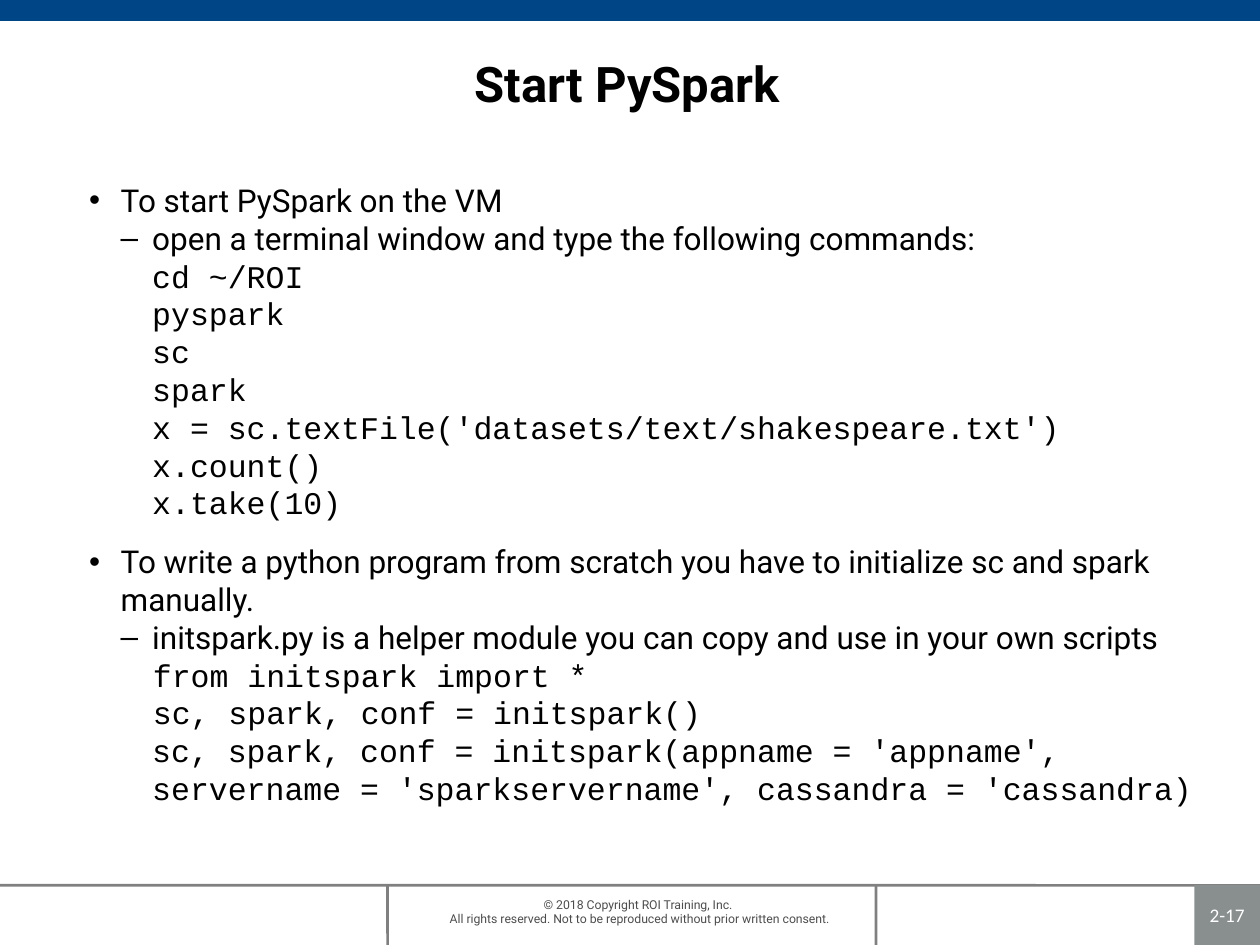
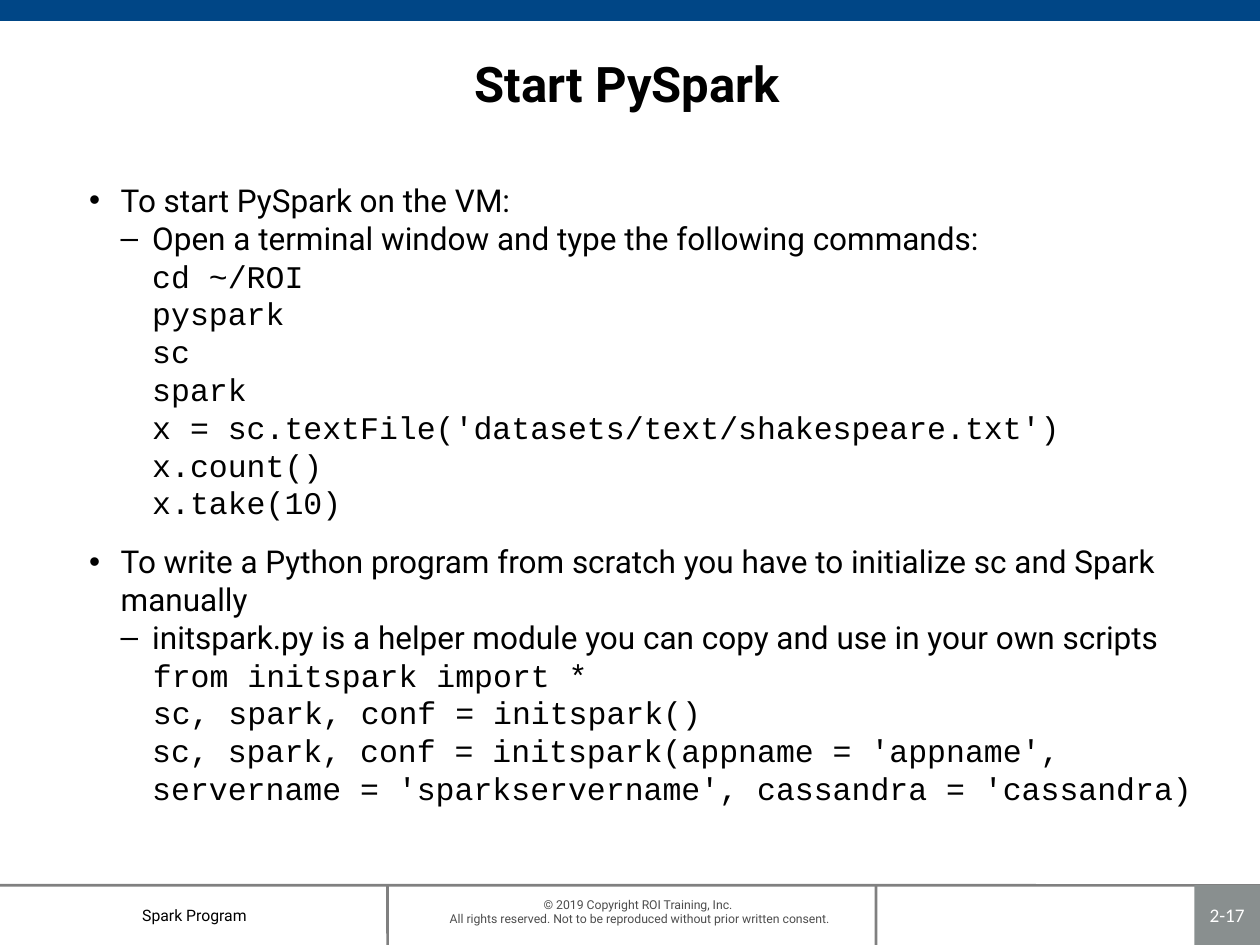
Before and after one commit to roitraining/SparkProgram, a slide deck: slide 17 of Day1/Ch02 Intro to Spark.pptx. Drawn at 1260x945 pixels with LibreOffice and Linux fonts; fonts in the diff are those of the drawing; background and template pictures are left out. Boxes give left, top, right and bottom in pixels: in the first picture for what was removed or moved away, otherwise in the second. Text is boxed around its words. In the diff, an @@ line names an element or a change of style, - is before the commit and + after.

```diff
--- a/Day1/Ch02 Intro to Spark.pptx
+++ b/Day1/Ch02 Intro to Spark.pptx
@@ text at [121,188,979,257]: text changed @@
-• To start PySpark on the VM
-  – open a terminal window and type the following commands:
+• To start PySpark on the VM:
+  – Open a terminal window and type the following commands:
@@ text at [121,549,1154,618]: text changed @@
-• To write a python program from scratch you have to initialize sc and spark manually.
+• To write a Python program from scratch you have to initialize sc and Spark manually
@@ text added at [142,909,246,925], 9 pt, text #000000 @@
+Spark Program
```
Also in this commit, not shown: 24 other slides changed, 1 other file.
